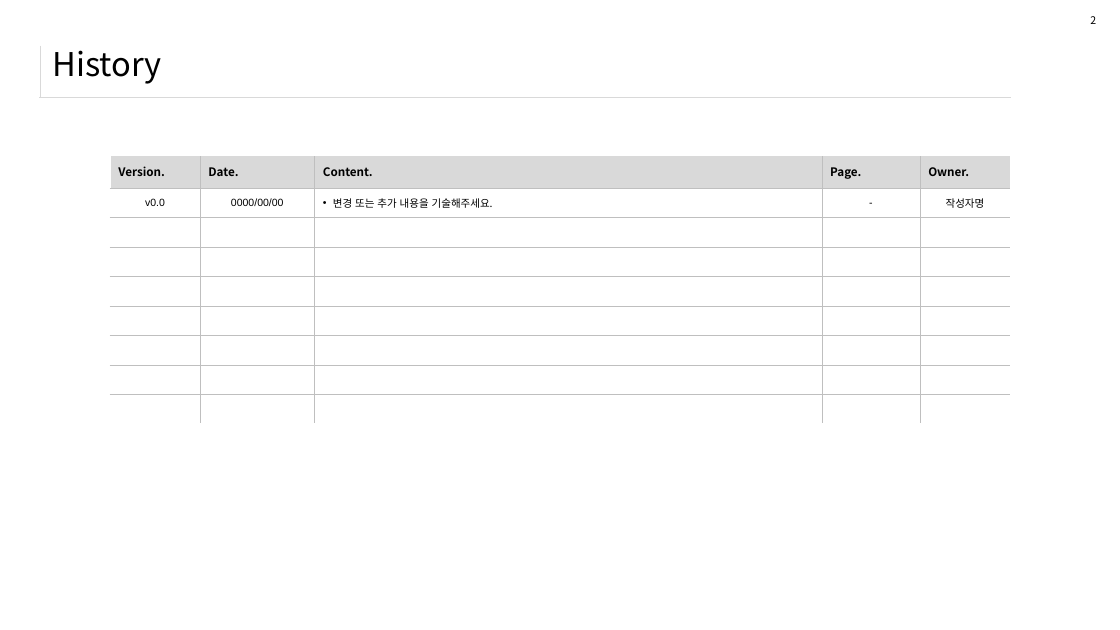
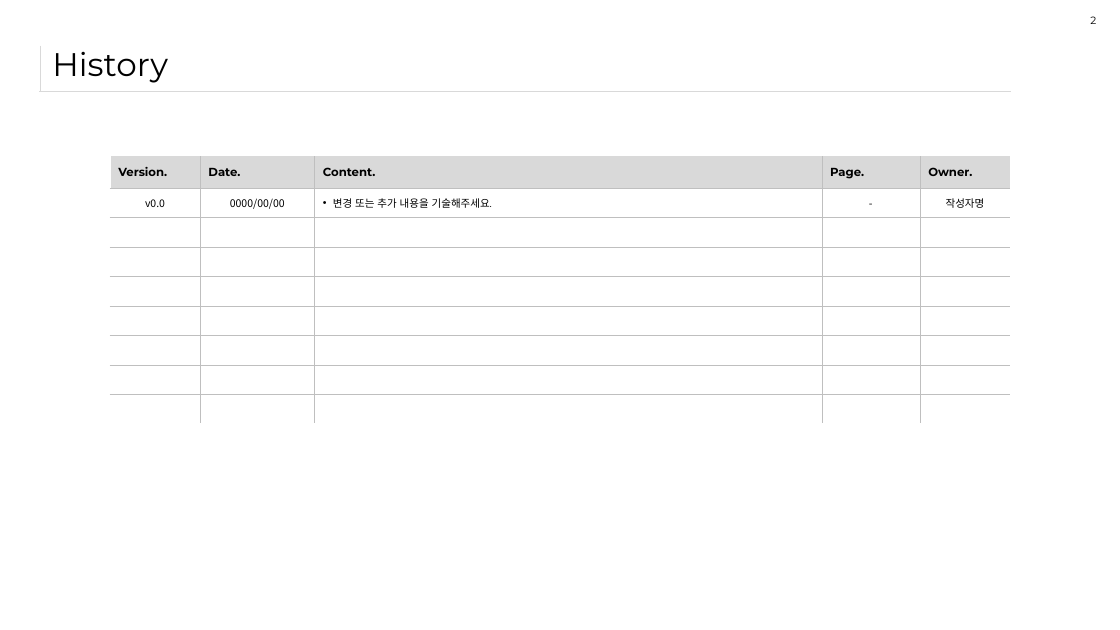
Before and after one commit to knudatascientists/lg-innotek-projects, a slide deck: slide 2 of docs/화면_설계서.pptx. Drawn at 1120x630 pixels with LibreOffice and Linux fonts; fonts in the diff are those of the drawing. Boxes give left, top, right and bottom in pixels: in the first picture for what was removed or moved away, otherwise in the second. Text is boxed around its words. In the diff, an @@ line names an element or a change of style, - is before the commit and + after.

Commit message:
update ppt

```diff
--- a/docs/화면_설계서.pptx
+++ b/docs/화면_설계서.pptx
@@ page number at box(1090, 16, 1096, 24): font Noto Sans CJK KR to Montserrat @@
@@ title "History" at box(52, 51, 168, 83): font Noto Sans CJK KR to Montserrat @@
@@ table at box(110, 156, 1010, 424) @@
@@ font Noto Sans CJK KR to Montserrat in "Version.", "Date.", "Content.", "Page." and 3 more places @@
@@ font Arial to Noto Sans CJK KR in "v0.0", "0000/00/00", "-" @@
```
Also in this commit, not shown: 7 other slides changed.
